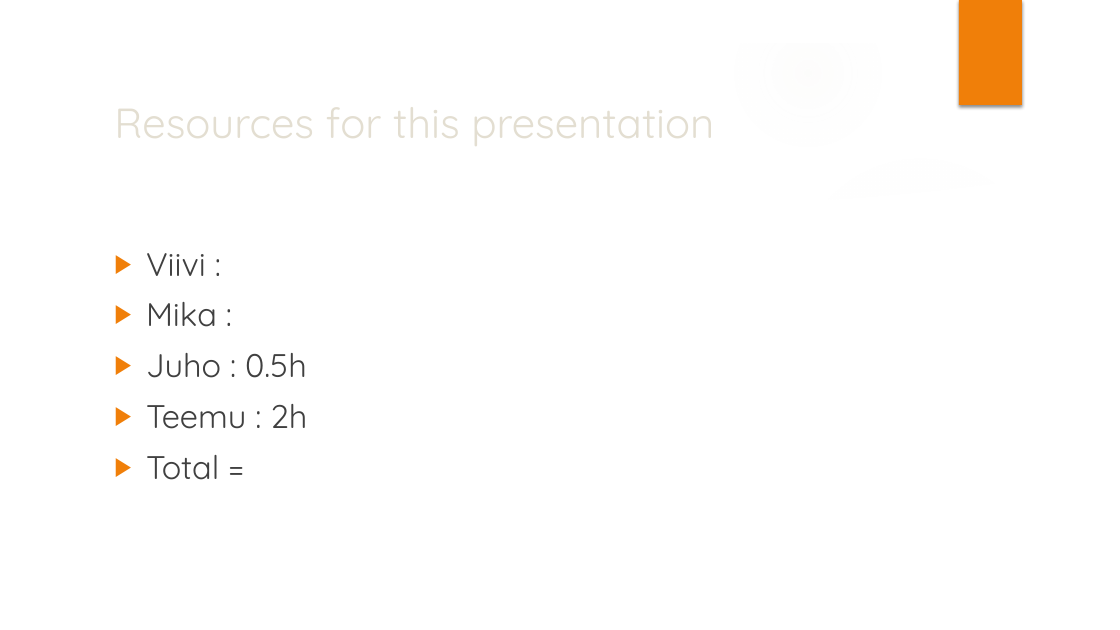
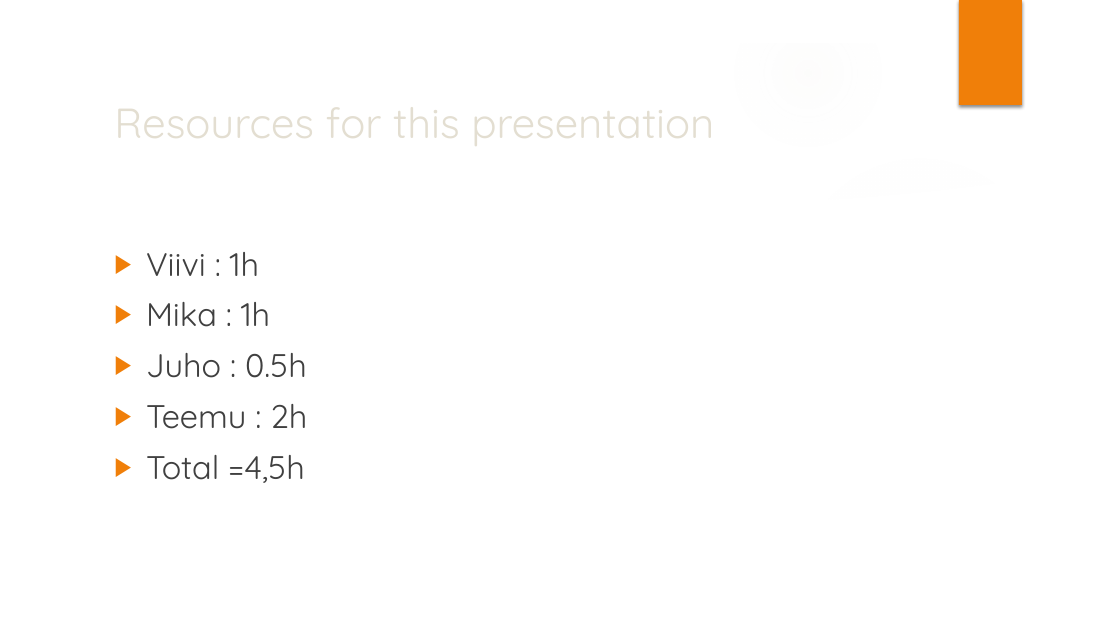
Before and after one commit to Dubsterna/Mahlatikat, a slide deck: slide 10 of Suunnitelma/web_programming.pptx. Drawn at 1120x630 pixels with LibreOffice and Linux fonts; fonts in the diff are those of the drawing; background and template pictures are left out. Boxes give left, top, right and bottom in pixels: in the first picture for what was removed or moved away, otherwise in the second. Text is boxed around its words. In the diff, an @@ line names an element or a change of style, - is before the commit and + after.

```diff
--- a/Suunnitelma/web_programming.pptx
+++ b/Suunnitelma/web_programming.pptx
@@ text at [146, 252, 270, 327]: text changed @@
-▶ Viivi :
-▶ Mika :
+▶ Viivi : 1h
+▶ Mika : 1h
@@ text at [146, 455, 305, 483]: text changed @@
-▶ Total =
+▶ Total =4,5h
```
Also in this commit, not shown: 1 other slide changed.
